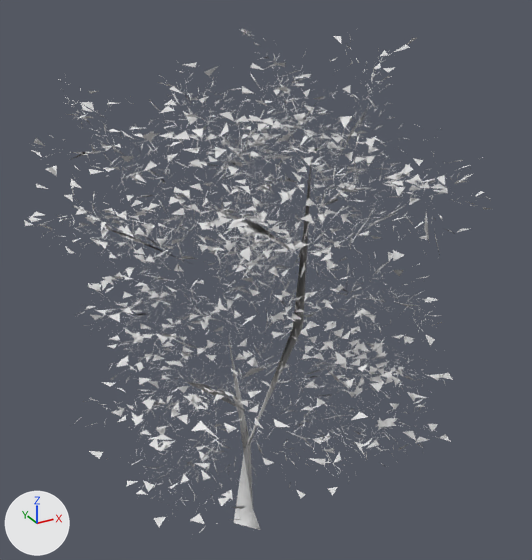
Two versions of the glTF model public/baked/lafayette-square/trees/linden_american/skeleton-2-lod1.glb, one commit apart.
Rendered twice from a 50 mm camera at (-6.58, -13.15, 13.08) aimed at (0.36, -0.54, 6.77). Lighting does not change. The marker at lower left points along +X, +Y and +Z. The first picture is the older version. Materials are left out; every surface is plain grey. Where no turn or scale is listed for an object, it has been applied to the vertices. Vertices at exactly the same position are counted once.

Objects in the first picture: 'linden_american_1', 'linden_american_1.002'.
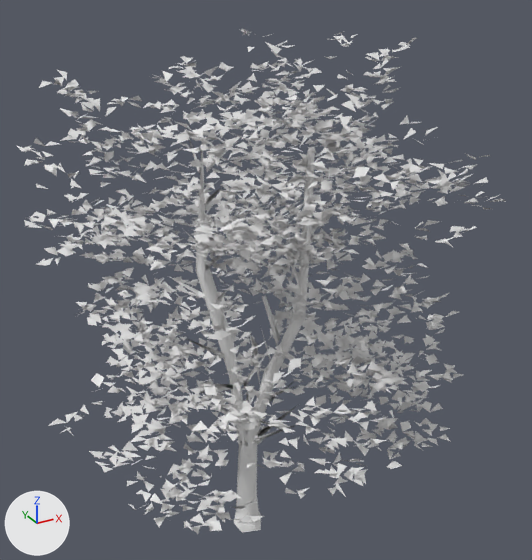
The change, as a list of edits to the scene's bpy script:
```text
Change me_linden_american_1:
    used by ob_linden_american_1; location = (0.0, 0.0, 0.0)
    remove me_linden_american_1.from_pydata(...)  # 48051 vertices, 59233 faces; spans x -4.24..4.49, y -5.01..3.74, z 0.0..11.96
    add me_linden_american_1.from_pydata(...)  # 179 vertices, 147 faces; spans x -1.66..1.57, y -2.22..1.63, z 0.0..9.73
    me_linden_american_1 part 1: 7845 loose pieces with 48038 vertices, spanning x -4.24..4.49, y -5.01..3.74, z 1.37..11.96, are deleted
    me_linden_american_1 part 2
    9 vertices are removed from x -0.69..1.02, y -1.19..0.35, z 0.0..9.67
    11 faces are deleted
    175 vertices are added at x -1.66..1.57, y -2.22..1.63, z 0.0..9.73
    147 new faces join them
Change me_linden_american_1_002:
    used by ob_linden_american_1_002; location = (0.0, 0.0, 0.0)
    remove me_linden_american_1_002.from_pydata(...)  # 2499 vertices, 833 faces; spans x -4.12..4.65, y -4.99..3.41, z 1.97..11.74
    add me_linden_american_1_002.from_pydata(...)  # 13169 vertices, 4675 faces; spans x -4.62..4.68, y -5.37..3.86, z 1.52..11.9
    me_linden_american_1_002 part 3: 1 vertex removed from x 3.27, y -1.75, z 8.52; 10677 vertices added at x -4.62..4.68, y -5.37..3.86, z 1.52..11.9
    other edits to the shape of me_linden_american_1_002 do not show in these pictures
```

Boxes [x1, y1, x2, y2] around the edits, measured in the pictures (532 x 560 px):
'linden_american_1.002', reshaped
    before: [24, 29, 491, 527]
    after: [17, 29, 506, 534]
'linden_american_1', reshaped (68% narrower, 22% shorter)
    before: [29, 29, 491, 533]
    after: [170, 140, 316, 533]
part 1 of me_linden_american_1, deleted
    before: [29, 29, 491, 533]
part 2 of me_linden_american_1, built on
    before: [217, 155, 312, 530]
    after: [170, 140, 316, 533]
part 3 of me_linden_american_1_002, built on
    after: [17, 32, 506, 534]
